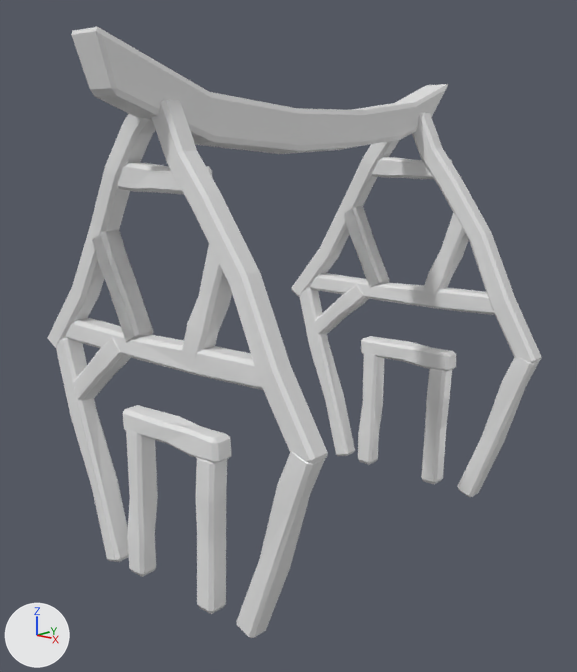
One commit to the Blender file LowPolyCottage.blend: the scene before it, then after it.
Before and after are seen from a 50 mm camera at (4.73, -3.98, 3.72) aimed at (-0.18, 1.54, 1.94). Every picture has the same lights, and +X, +Y and +Z are marked at lower left.
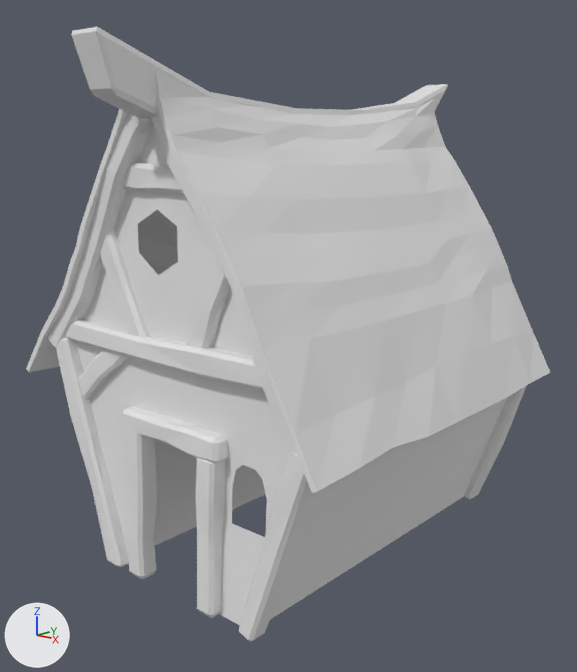
Commit message: cottage basic structure completed

Changed parts and their boxes (x1, y1, x2, y2) in the pictures (577 x 672 px; the box of a moved part takes in the faces that stretch with it):
'Plane.001', added
    after: (156, 70, 550, 493)
'Plane.006', added
    after: (76, 127, 290, 625)
'Plane.002', added
    after: (270, 397, 508, 619)
'Plane.003', added
    after: (26, 109, 178, 372)
'Plane.004', added
    after: (154, 440, 265, 546)
'Cube.008', reshaped, moved, turned
    before: (182, 244, 232, 359)
    after: (464, 386, 526, 499)
'Cube.007', moved, rescaled
    before: (92, 229, 154, 342)
    after: (100, 229, 150, 337)
'Cube.013', deleted
    before: (299, 288, 355, 456)
'Cube.024', deleted
    before: (421, 368, 452, 484)
'Cube.023', deleted
    before: (358, 353, 384, 465)
'Cube.025', deleted
    before: (361, 336, 456, 372)
'Cube.009', moved, rescaled
    before: (74, 337, 131, 401)
    after: (79, 350, 128, 400)
'Cube.005', moved
    before: (118, 163, 212, 194)
    after: (122, 163, 184, 194)
part 3 of me_cube_014, moved or reshaped (not visible afterwards)
    before: (502, 356, 539, 391)
part 4 of me_cube_014, moved or reshaped (not visible afterwards)
    before: (457, 440, 503, 497)
'Cube.003', unchanged, covered by the edit
    before: (152, 99, 328, 464)
    after: (152, 115, 298, 456)
'Cube.016', unchanged, covered by the edit
    before: (412, 112, 542, 364)
'Cube.015', unchanged, covered by the edit
    before: (309, 273, 495, 315)
'Cube.017', unchanged, covered by the edit
    before: (292, 109, 428, 296)

What changed in the scene script:
```text
Change me_cube_007:
    where me_cube_007.from_pydata(...)  # 16 vertices, 14 faces; spans x -0.128..0.127, y -0.108..0.108, z -0.366..0.585
    used by ob_cube_007; location = (-0.69, 0.0, 2.66); rotation_euler = (0.0, 2.63, 0.0), in degrees (0, 151, 0)
    me_cube_007 part 1: the whole mesh is scaled about its middle by (1, 0.588, 1)
Change me_cube_008:
    used by ob_cube_008; location = (0.4, -0.01, 2.48); rotation_euler = (0.0, 0.312, 0.0), in degrees (0, 18, 0)
    remove me_cube_008.from_pydata(...)  # 16 vertices, 14 faces; spans x -0.128..0.127, y -0.108..0.108, z -0.366..0.585
    add me_cube_008.from_pydata(...)  # 16 vertices, 14 faces; spans x -0.119..0.118, y -0.109..0.127, z -1.129..0.696
    me_cube_008 part 2: 16 of 16 vertices moved; they spanned x -0.128..0.127, y -0.108..0.108, z -0.366..0.585 and now span x -0.119..0.118, y -0.109..0.127, z -1.129..0.696; mean shift (0.004, 0.002, -0.156); largest move (-0.074, 0.098, 0.585) -> (-0.077, 0.127, -1.129)
Change me_cube_014:
    where me_cube_014.from_pydata(...)  # 16 vertices, 14 faces; spans x -0.12..0.12, y -0.11..0.11, z -1.05..0.7
    used by ob_cube_014; location = (1.15, 3.39, 1.0); rotation_euler = (0.0, 0.349, 0.0), in degrees (0, 20, 0)
    me_cube_014 part 3
    add for i in [1, 3, 5, 7]: me_cube_014.vertices[i].co += Vector((0.0, 0.0, 0.36))
    me_cube_014 part 4
    me_cube_014.vertices[4].co: (0.1, -0.1, -1.05) -> (0.1, -0.1, -1.12)
    me_cube_014.vertices[6].co: (0.1, 0.1, -1.05) -> (0.1, 0.1, -1.12)
Add me_plane_004:
    me_plane_004.from_pydata([(-1.03, -1.0, 0.0), (1.71, -1.0, 0.0), (-1.03, 1.0, 0.0), (1.71, 1.0, 0.0), (-1.03, 0.33, 0.0), (-1.03, -0.33, 0.0), (1.64, -0.33, 0.0), (1.68, 0.33, 0.0)], [], [(4, 7, 3, 2), (0, 1, 6, 5), (5, 6, 7, 4)])
Add me_plane_002:
    me_plane_002.from_pydata([(-1.0, -1.0, 0.0), (1.24, -1.0, 0.0), (-1.0, 1.0, 0.0), (1.24, 1.0, 0.0)], [], [(0, 1, 3, 2)])
Change ob_cube_005:
    ob_cube_005.location: (-0.21, 0.0, 3.45) -> (-0.21, 0.05, 3.45)
Change ob_cube_007:
    ob_cube_007.location: (-0.69, 0.0, 2.66) -> (-0.69, 0.01, 2.66)
    ob_cube_007.scale: (1.0, 1.0, 1.0) -> (1.06, 1.06, 1.06)
Change ob_cube_008:
    ob_cube_008.location: (0.4, -0.01, 2.48) -> (1.15, 3.4, 1.0)
    ob_cube_008.rotation_euler: (0.0, 0.312, 0.0) -> (0.0, 0.349, 0.0)  # degrees (0, 18, 0) -> degrees (0, 20, 0)
Change ob_cube_009:
    ob_cube_009.location: (-0.91, 0.0, 1.87) -> (-0.91, 0.02, 1.87)
    ob_cube_009.scale: (1.0, 1.0, 1.0) -> (1.0, -0.671, 1.0)
Remove ob_cube_013:
    ob_cube_013 = bpy.data.objects.new('Cube.013', me_cube_013)
Remove ob_cube_023:
    ob_cube_023 = bpy.data.objects.new('Cube.023', me_cube_023)
Remove ob_cube_024:
    ob_cube_024 = bpy.data.objects.new('Cube.024', me_cube_024)
Remove ob_cube_025:
    ob_cube_025 = bpy.data.objects.new('Cube.025', me_cube_025)
Add ob_plane_006:
    ob_plane_006 = bpy.data.objects.new('Plane.006', me_plane_006)  # 35 vertices, 4 faces; spans x -0.69..0.6, y -1.0..0.77, z -0.01..0.0
    ob_plane_006.location = (0.0, 0.01, 2.25)
    ob_plane_006.rotation_euler = (1.571, 0.0, 0.0)  # degrees (90, 0, 0)
    ob_plane_006.scale = (2.28, 2.28, 2.28)
Add ob_plane_004:
    ob_plane_004 = bpy.data.objects.new('Plane.004', me_plane_004)
    ob_plane_004.location = (-1.14, 1.66, 0.76)
    ob_plane_004.rotation_euler = (0.0, -1.236, 3.142)  # degrees (0, -71, 180)
    ob_plane_004.scale = (0.815, 1.74, 0.856)
Add ob_plane_003:
    ob_plane_003 = bpy.data.objects.new('Plane.003', me_plane_003)  # 117 vertices, 97 faces; spans x -0.77..1.05, y -1.0..1.04, z -0.08..0.03; modifiers SOLIDIFY
    ob_plane_003.location = (-1.16, 1.68, 2.65)
    ob_plane_003.rotation_euler = (0.0, -2.16, 3.142)  # degrees (0, -124, 180)
    ob_plane_003.scale = (1.77, 1.83, 1.77)
Add ob_plane_002:
    ob_plane_002 = bpy.data.objects.new('Plane.002', me_plane_002)
    ob_plane_002.location = (1.08, 1.68, 0.76)
    ob_plane_002.rotation_euler = (0.0, -1.236, 0.0)  # degrees (0, -71, 0)
    ob_plane_002.scale = (0.815, 1.74, 0.856)
Add ob_plane_001:
    ob_plane_001 = bpy.data.objects.new('Plane.001', me_plane_001)  # 118 vertices, 96 faces; spans x -0.76..1.0, y -1.0..1.04, z -0.09..0.08; modifiers SOLIDIFY
    ob_plane_001.location = (0.95, 1.66, 2.65)
    ob_plane_001.rotation_euler = (0.0, -2.16, 0.0)  # degrees (0, -124, 0)
    ob_plane_001.scale = (1.77, 1.83, 1.77)
```
